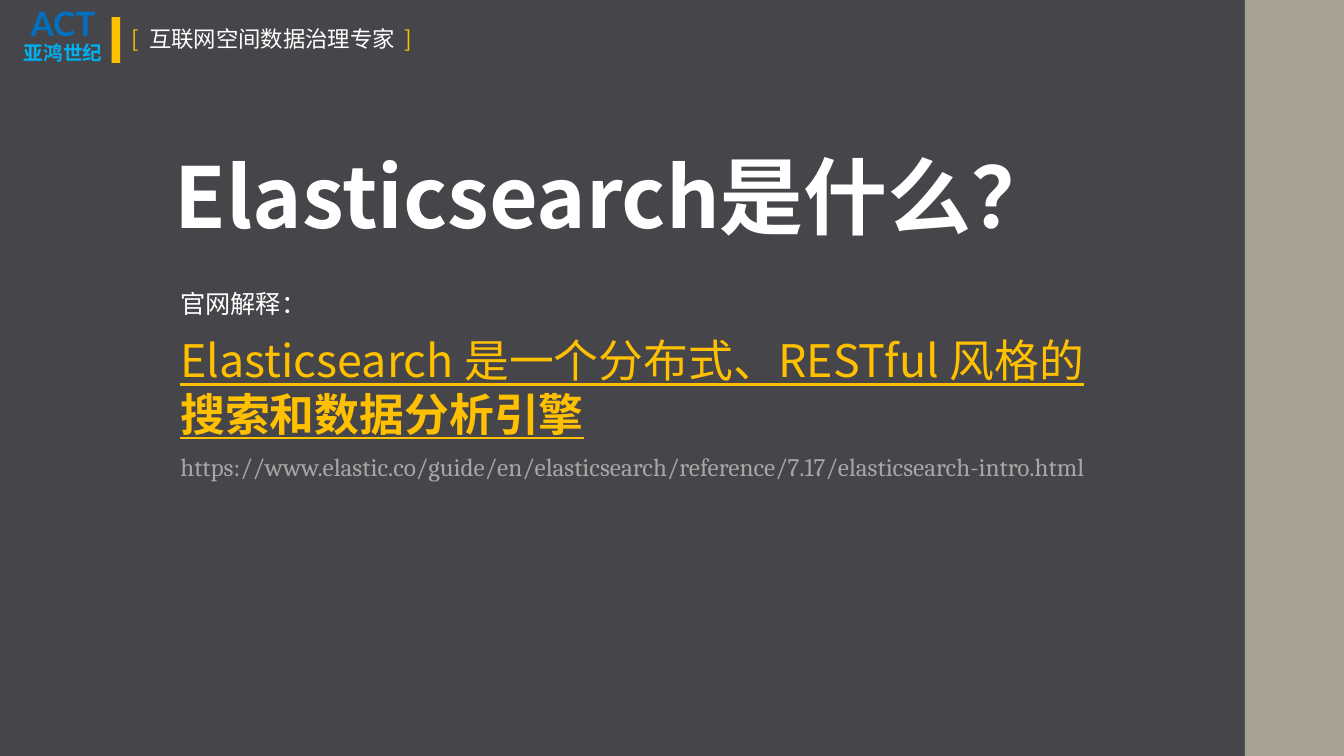
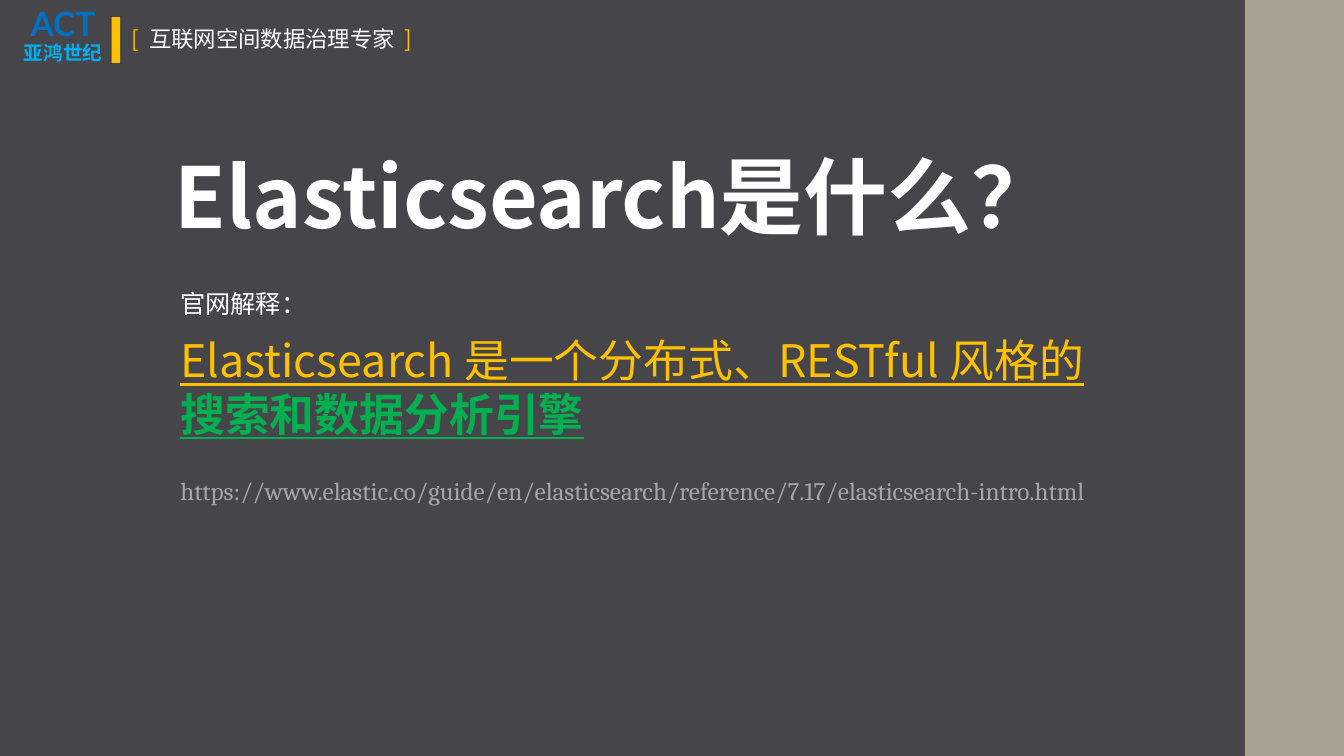
Before and after one commit to VincentMLiu/BigMingNotes, a slide deck: slide 3 of Memory Palace/Elasticsearch/ElasticSearch基本原理.pptx. Drawn at 1344x756 pixels with LibreOffice and Linux fonts; fonts in the diff are those of the drawing. Boxes give left, top, right and bottom in pixels: in the first picture for what was removed or moved away, otherwise in the second. Text is boxed around its words. In the diff, an @@ line names an element or a change of style, - is before the commit and + after.

```diff
--- a/Memory Palace/Elasticsearch/ElasticSearch基本原理.pptx
+++ b/Memory Palace/Elasticsearch/ElasticSearch基本原理.pptx
@@ text at box(180, 393, 583, 439): text colour #FFC000 to #00B050 in "搜索和数据分析引擎" @@
@@ text "https://www.elastic.co/guide/en/elasticsearch/reference/7.17 ...": place and size @@
-text "https://www.elastic.co/guide/en/elasticsearch/reference/7.17 ..." at box(180, 458, 1084, 482)
+text "https://www.elastic.co/guide/en/elasticsearch/reference/7.17 ..." at box(180, 482, 1084, 506)
```
Also in this commit, not shown: 12 other slides changed, 24 slides added, 6 slides removed, 25 other files.
